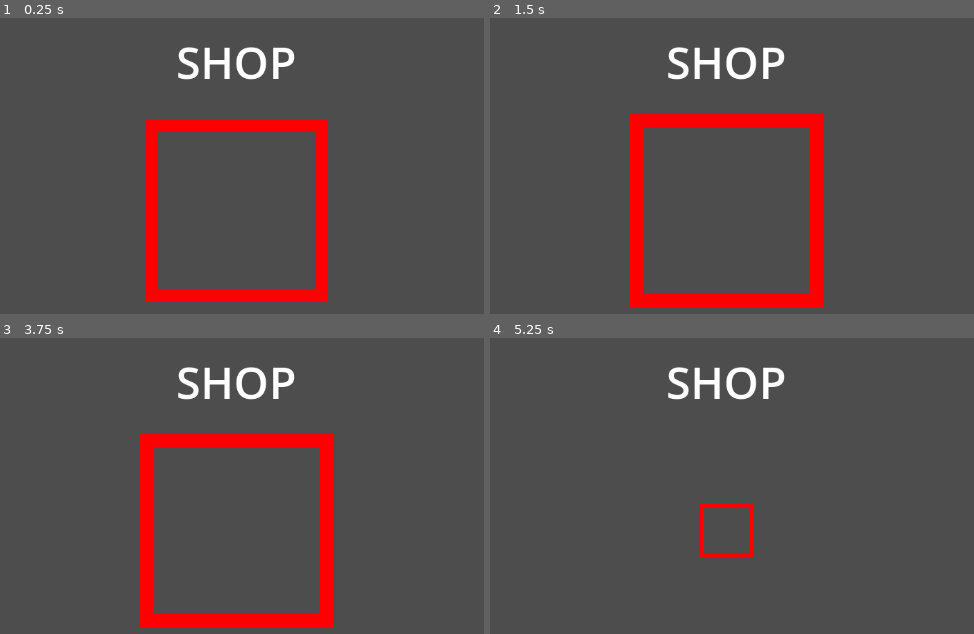
Above: before the commit, frames 1-4 (two rows, left to right).
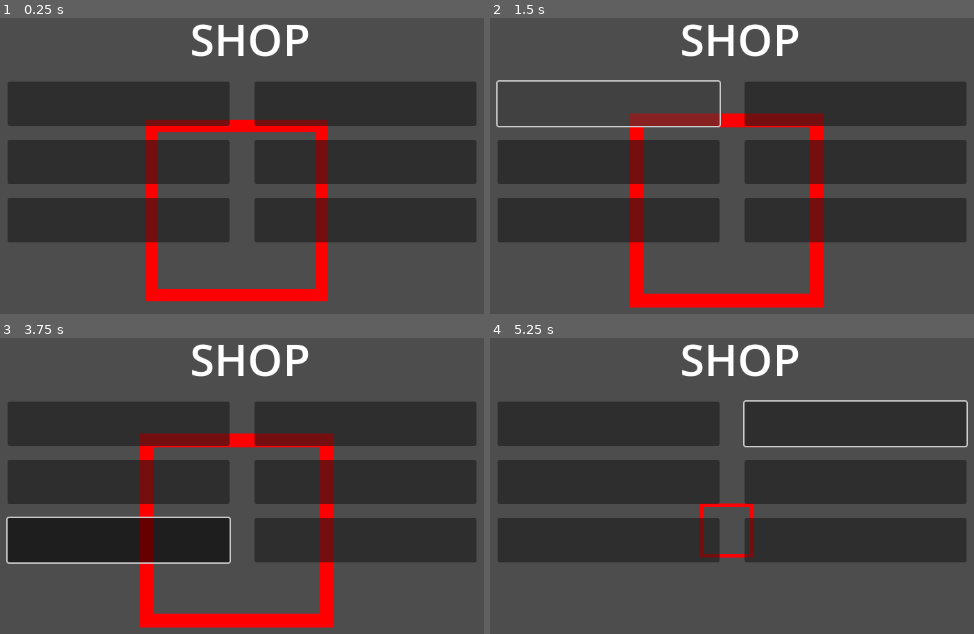
Above: after the commit, the same moments.

Repository: ketexon/ld56-team-3
Game: Godot game, scene res://game.tscn
Two runs of this game, one before a commit and one after it. Both use one fixed random seed, a clock stepped at 60 frames per second and the inputs below.
Inputs (mouse positions are in pixels of both pictures, inside the frame that each line leads up to):
- Up to frame 1 (0.25 s): no input
- Up to frame 2 (1.5 s): click (611, 103) at 0.52 s; click (611, 103) at 1.27 s
- Up to frame 3 (3.75 s): click (121, 423) at 2.02 s; tap Enter at 2.75 s; move the mouse to (411, 506) at 2.77 s; hold Space (center_on_colony) 2.78-3.53 s; click (411, 506) at 2.92 s; move the mouse to (77, 554) at 3.52 s; tap 1 (zoom_0) at 3.6 s; click (77, 554) at 3.67 s
- Up to frame 4 (5.25 s): tap Enter at 4.25 s; move the mouse to (804, 432) at 4.27 s; hold 2 (zoom_1) 4.28-5.03 s; click (804, 432) at 4.42 s; tap Space (center_on_colony) at 5 s; move the mouse to (688, 619) at 5.02 s; tap 3 (zoom_2) at 5.1 s; click (688, 619) at 5.17 s

The runs differ from the first frame. In frame 1, 43% of the frame differs, in the area x 1-99%, y 2-77%; in frame 2, 38%; in frame 3, 44%; in frame 4, 44%, in the area x 1-99%, y 2-76%.

Commit message:
shop ui stuff

Diff:
--- /dev/null
+++ b/Shop/ShopButton.gd
@@ -0,0 +1,11 @@
+extends MarginContainer
+
+
+# Called when the node enters the scene tree for the first time.
+func _ready() -> void:
+	pass # Replace with function body.
+
+
+# Called every frame. 'delta' is the elapsed time since the previous frame.
+func _process(delta: float) -> void:
+	pass
--- /dev/null
+++ b/Shop/ShopButton.tscn
@@ -0,0 +1,15 @@
+[gd_scene load_steps=2 format=3 uid="uid://b3prsx1kgmqlb"]
+
+[ext_resource type="Script" path="res://Shop/ShopButton.gd" id="1_damly"]
+
+[node name="MarginContainer" type="MarginContainer"]
+theme_override_constants/margin_left = 16
+theme_override_constants/margin_top = 8
+theme_override_constants/margin_right = 16
+theme_override_constants/margin_bottom = 8
+script = ExtResource("1_damly")
+
+[node name="Button" type="Button" parent="."]
+custom_minimum_size = Vector2(320, 64)
+layout_mode = 2
+size_flags_horizontal = 0
--- /dev/null
+++ b/Shop/ShopItem.gd
@@ -0,0 +1,6 @@
+class_name ShopItem
+extends Resource
+
+@export var name: String
+@export var texture: Texture2D
+@export var
--- a/Shop/shop.tscn
+++ b/Shop/shop.tscn
@@ -1,6 +1,8 @@
-[gd_scene load_steps=2 format=3 uid="uid://dv6rcqp7r8e6l"]
+[gd_scene load_steps=3 format=3 uid="uid://k5v4dk3kcgx5"]
 
-[sub_resource type="LabelSettings" id="LabelSettings_2qk5c"]
+[ext_resource type="PackedScene" uid="uid://b3prsx1kgmqlb" path="res://Shop/ShopButton.tscn" id="1_y8but"]
+
+[sub_resource type="LabelSettings" id="LabelSettings_eh2te"]
 font_size = 64
 
 [node name="Shop" type="Control"]
@@ -11,16 +13,42 @@
 grow_horizontal = 2
 grow_vertical = 2
 
-[node name="VBoxContainer" type="VBoxContainer" parent="."]
+[node name="ShopContainer" type="GridContainer" parent="."]
 layout_mode = 1
 anchors_preset = -1
 anchor_left = 0.2
-anchor_top = 0.1
+anchor_top = 0.2
 anchor_right = 0.8
 anchor_bottom = 0.9
+columns = 2
 
-[node name="Label" type="Label" parent="VBoxContainer"]
+[node name="MarginContainer5" parent="ShopContainer" instance=ExtResource("1_y8but")]
 layout_mode = 2
+
+[node name="MarginContainer4" parent="ShopContainer" instance=ExtResource("1_y8but")]
+layout_mode = 2
+
+[node name="MarginContainer3" parent="ShopContainer" instance=ExtResource("1_y8but")]
+layout_mode = 2
+
+[node name="MarginContainer2" parent="ShopContainer" instance=ExtResource("1_y8but")]
+layout_mode = 2
+
+[node name="MarginContainer" parent="ShopContainer" instance=ExtResource("1_y8but")]
+layout_mode = 2
+
+[node name="MarginContainer6" parent="ShopContainer" instance=ExtResource("1_y8but")]
+layout_mode = 2
+
+[node name="Label" type="Label" parent="."]
+layout_mode = 1
+anchors_preset = -1
+anchor_left = 0.4
+anchor_top = 0.05
+anchor_right = 0.6
+anchor_bottom = 0.1
+offset_right = 40.0
+offset_bottom = 23.0
 text = "SHOP"
-label_settings = SubResource("LabelSettings_2qk5c")
+label_settings = SubResource("LabelSettings_eh2te")
 horizontal_alignment = 1
Not shown: 1 places in UI.tscn that only renumber resources
Not shown: 1 places in game.tscn that only renumber resources
